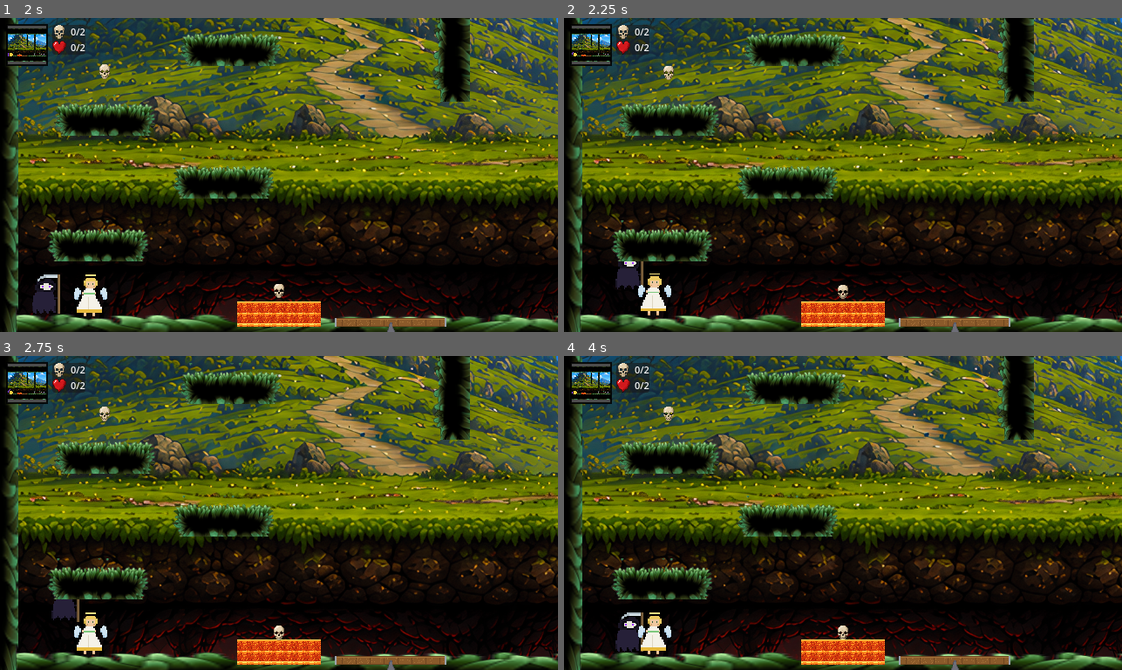
Above: before the commit, frames 1-4 (two rows, left to right).
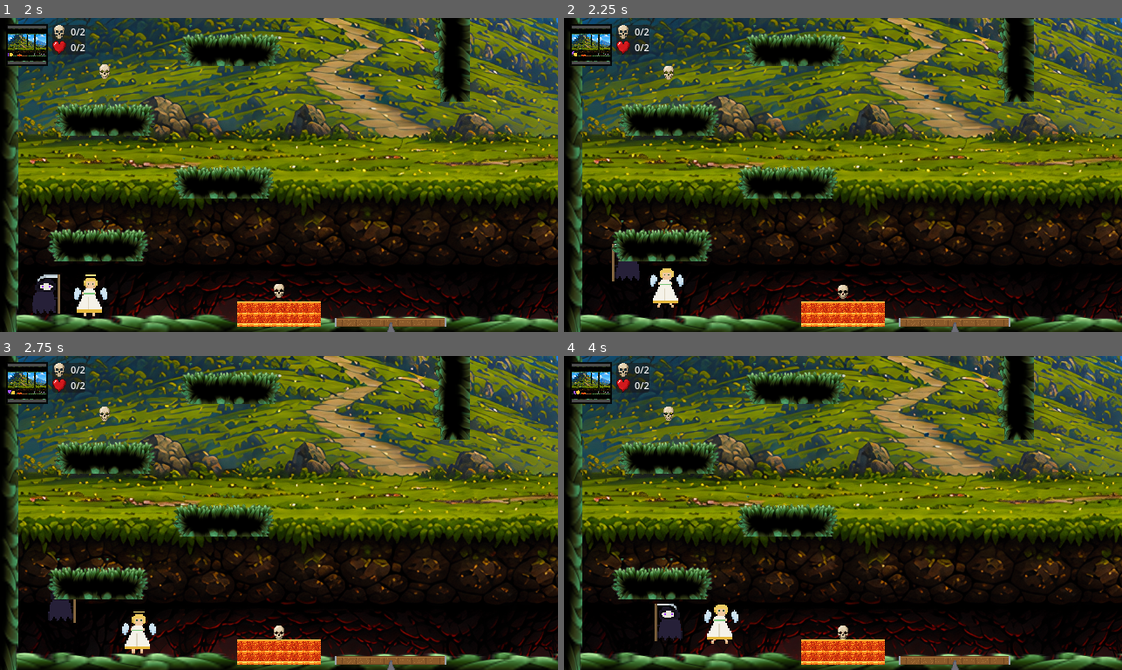
Above: after the commit, the same moments.

Repository: mionsek/life-death
Game: Godot game, scene res://scenes/ui/MainMenu.tscn
The game is run twice, just before and just after one commit, with the same random seed, the same clock (stepped at 60 frames per second) and the same inputs.
Inputs (mouse positions are in pixels of both pictures, inside the frame that each line leads up to):
- Up to frame 1 (2 s): click "Start Game" at 0.5 s; click "1" at 1.25 s
- Up to frame 2 (2.25 s): tap Enter (ui_accept) at 2 s; move the mouse to (965, 159) at 2.02 s; hold Right (ui_right) from 2.03 s (still down); hold Shift from 2.03 s (still down); click (965, 159) at 2.17 s
- Up to frame 3 (2.75 s): keep holding Right (ui_right); keep holding Shift; tap Enter (ui_accept) at 2.27, 2.57 s
- Up to frame 4 (4 s): release Right (ui_right) at 2.75 s; release Shift at 2.75 s; drag from (731, 528) to (843, 648) at 2.77 s; move the mouse to (898, 443) at 3.52 s; hold Right (ui_right) from 3.53 s (still down); tap Ctrl at 3.6 s

Frame 1 is identical in both runs. In frame 2, 0.9% of the frame differs, in the area x 1-22%, y 10-95%; in frame 3, 1.0%; in frame 4, 1.6%, in the area x 1-32%, y 10-95%.

Commit message:
feat: opposites repel — characters bounce off each other (019)
Life and Death cannot touch: when the slide collision detects the other
character, both are knocked apart (260 px/s away + 160 px/s upward pop)
and steering is suppressed for 0.28 s, so contact genuinely disrupts a
run. A per-character cooldown prevents re-bounce jitter while they
separate. In multiplayer each peer detects the contact for its own
character; the push applied to the remote instance is only a local
prediction that the position sync confirms.

Also removes the head-standing exploit — landing on your partner now
launches you both apart.

Tests: 103 passing (bounce impulse, steering suppression for both
characters, window decay).

Co-Authored-By: Claude Opus 4.8 <noreply@anthropic.com>

Diff:
--- a/game/scripts/characters/guardian.gd
+++ b/game/scripts/characters/guardian.gd
@@ -9,7 +9,10 @@
 
 
 # Overrides horizontal movement to add WASD support for single-device PC testing.
+# During a bounce the knockback velocity is kept and steering is ignored.
 func _apply_horizontal_movement() -> void:
+	if _bounce_timer > 0.0:
+		return
 	var direction := 0.0
 	if NetworkManager.state != NetworkManager.State.CONNECTED:
 		if Input.is_physical_key_pressed(KEY_A):
--- a/game/scripts/characters/player.gd
+++ b/game/scripts/characters/player.gd
@@ -10,10 +10,19 @@
 # Whether this player responds to keyboard input.
 @export var use_keyboard: bool = true
 
+# Life and Death repel each other: touching the other character knocks both
+# away. While the knockback lasts, steering is disabled — timing your paths
+# around your partner is part of the challenge.
+const BOUNCE_SPEED := 260.0
+const BOUNCE_UP := -160.0
+const BOUNCE_TIME := 0.28
+
 # Horizontal direction set by touch controls; persists while button is held.
 var _touch_direction: float = 0.0
 # Whether a jump was requested via touch this frame.
 var _jump_requested: bool = false
+# Seconds of remaining knockback; steering is suppressed while positive.
+var _bounce_timer: float = 0.0
 
 
 # Runs every frame (also for remote peers — velocity is synced over the network).
@@ -40,10 +49,12 @@
 func _physics_process(delta: float) -> void:
 	if NetworkManager.state == NetworkManager.State.CONNECTED and not is_multiplayer_authority():
 		return
+	_tick_bounce(delta)
 	_apply_gravity(delta)
 	_apply_horizontal_movement()
 	_apply_jump()
 	move_and_slide()
+	_check_character_bounce()
 	_jump_requested = false
 	if NetworkManager.state == NetworkManager.State.CONNECTED:
 		_rpc_sync_state.rpc(position, velocity)
@@ -56,13 +67,51 @@
 
 
 # Sets horizontal velocity; keyboard input overrides touch only when use_keyboard is true.
+# During a bounce the knockback velocity is kept and steering is ignored.
 func _apply_horizontal_movement() -> void:
+	if _bounce_timer > 0.0:
+		return
 	var direction := 0.0
 	if use_keyboard:
 		direction = Input.get_axis("ui_left", "ui_right")
 	if direction == 0.0:
 		direction = _touch_direction
 	velocity.x = direction * speed
+
+
+# Opposites repel: when the slide collides with the other character, both are
+# knocked apart. Each device also detects the contact for its own character in
+# multiplayer, so applying it to the remote instance is only a local prediction
+# that the position sync will confirm.
+func _check_character_bounce() -> void:
+	if _bounce_timer > 0.0:
+		return
+	for i in get_slide_collision_count():
+		var other: Object = get_slide_collision(i).get_collider()
+		if other is Player and other != self:
+			var dir := signf(global_position.x - other.global_position.x)
+			if dir == 0.0:
+				dir = 1.0
+			apply_bounce(Vector2(dir * BOUNCE_SPEED, BOUNCE_UP))
+			if other._bounce_timer <= 0.0:
+				other.apply_bounce(Vector2(-dir * BOUNCE_SPEED, BOUNCE_UP))
+			return
+
+
+# Counts the bounce window down each physics step.
+func _tick_bounce(delta: float) -> void:
+	_bounce_timer = maxf(_bounce_timer - delta, 0.0)
+
+
+# Applies a knockback impulse and suppresses steering for BOUNCE_TIME seconds.
+func apply_bounce(impulse: Vector2) -> void:
+	_bounce_timer = BOUNCE_TIME
+	velocity = impulse
+
+
+# Returns whether this character is currently being knocked back.
+func is_bouncing() -> bool:
+	return _bounce_timer > 0.0
 
 
 # Applies upward velocity if on the floor and a jump was requested.
--- /dev/null
+++ b/game/tests/unit/test_character_bounce.gd
@@ -0,0 +1,54 @@
+extends GutTest
+
+# Opposites repel: touching the other character knocks both away and briefly
+# disables steering. Uses script instances driven directly (no physics step).
+
+var _player: Player
+var _guardian: Guardian
+
+
+func before_each() -> void:
+	_player = preload("res://scenes/characters/Player.tscn").instantiate()
+	_guardian = preload("res://scenes/characters/Guardian.tscn").instantiate()
+	add_child_autofree(_player)
+	add_child_autofree(_guardian)
+
+
+# apply_bounce sets the knockback velocity and starts the bounce window.
+func test_apply_bounce_sets_velocity_and_timer() -> void:
+	_player.apply_bounce(Vector2(260, -160))
+	assert_eq(_player.velocity, Vector2(260, -160))
+	assert_true(_player.is_bouncing())
+
+
+# While bouncing, the Reaper's steering does not override the knockback.
+func test_player_steering_suppressed_during_bounce() -> void:
+	_player.apply_bounce(Vector2(-260, -160))
+	_player.set_touch_direction(1.0)
+	_player._apply_horizontal_movement()
+	assert_eq(_player.velocity.x, -260.0, "steering must not cancel the knockback")
+
+
+# While bouncing, the Guardian's steering does not override the knockback either.
+func test_guardian_steering_suppressed_during_bounce() -> void:
+	_guardian.apply_bounce(Vector2(260, -160))
+	_guardian.set_touch_direction(-1.0)
+	_guardian._apply_horizontal_movement()
+	assert_eq(_guardian.velocity.x, 260.0, "steering must not cancel the knockback")
+
+
+# After the bounce window passes, steering works again.
+func test_steering_returns_after_bounce() -> void:
+	_player.apply_bounce(Vector2(260, -160))
+	_player._bounce_timer = 0.0
+	_player.set_touch_direction(-1.0)
+	_player._apply_horizontal_movement()
+	assert_eq(_player.velocity.x, -_player.speed)
+
+
+# The bounce window expires over time.
+func test_bounce_timer_decays() -> void:
+	_player.apply_bounce(Vector2(260, -160))
+	_player._bounce_timer = 0.01
+	_player._tick_bounce(0.02)
+	assert_false(_player.is_bouncing())
